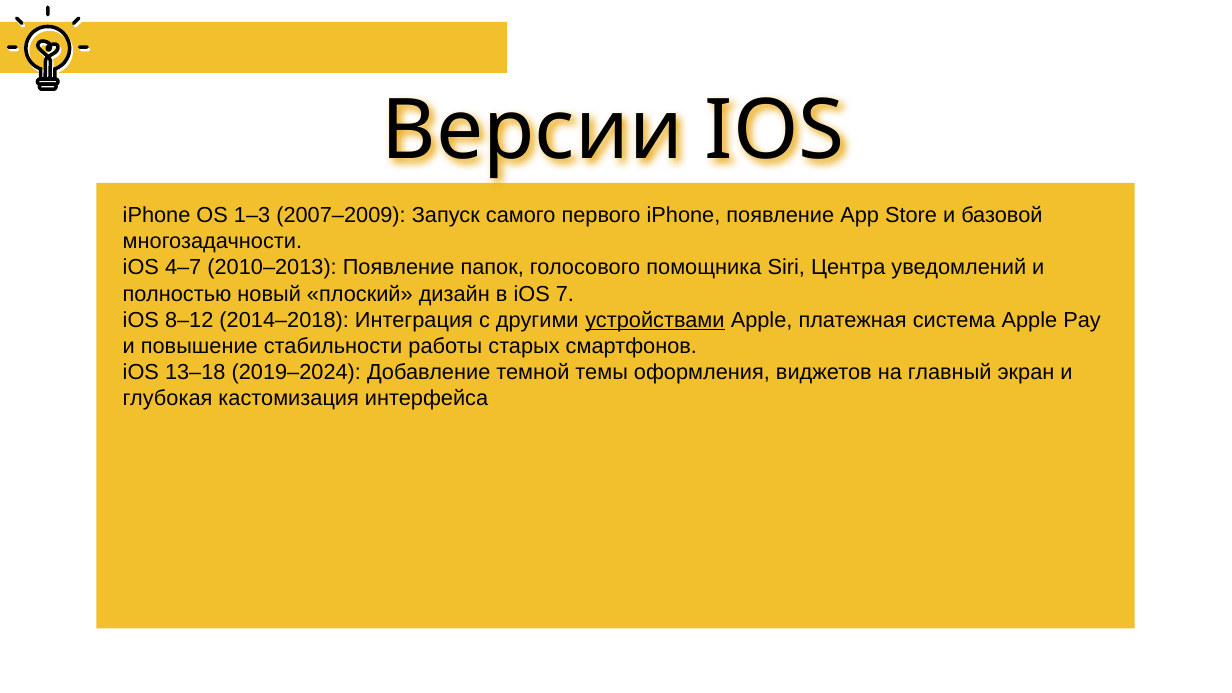
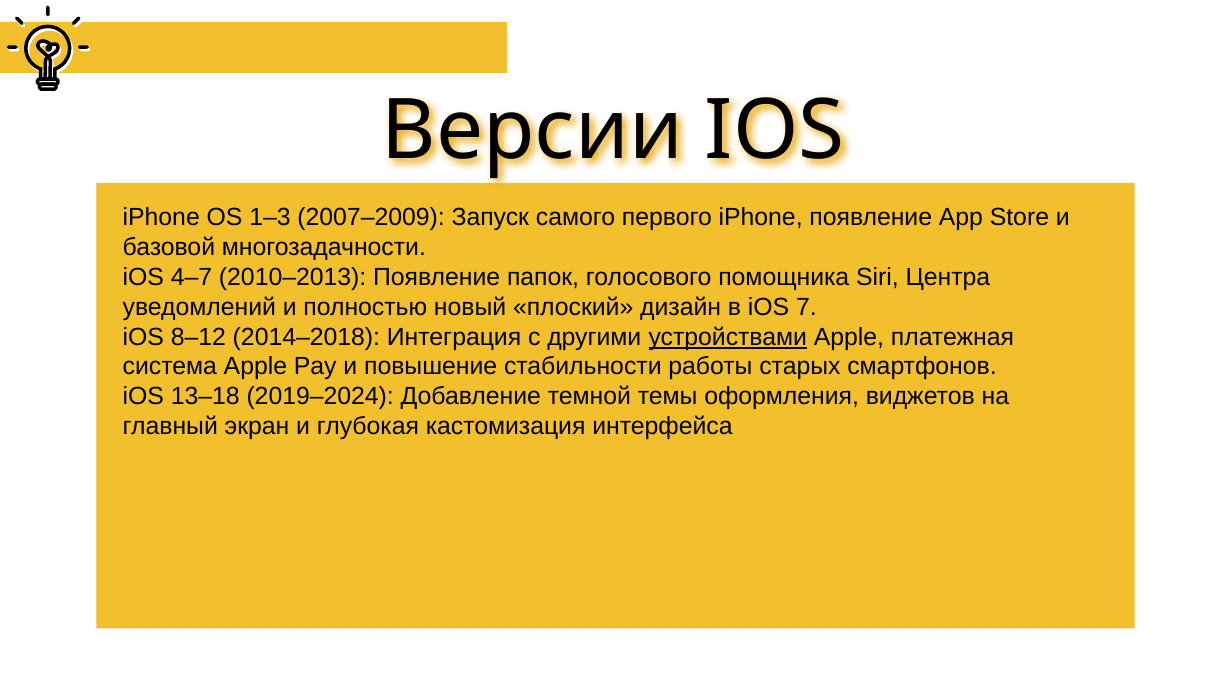
Before and after one commit to Qusyl/Labs, a slide deck: slide 5 of Mobile/lab1/IOS Presentation.odp (slide 4 before the commit). Drawn at 1232x693 pixels with LibreOffice and Linux fonts; fonts in the diff are those of the drawing. Boxes give left, top, right and bottom in pixels: in the first picture for what was removed or moved away, otherwise in the second. Text is boxed around its words. In the diff, an @@ line names an element or a change of style, - is before the commit and + after.

```diff
--- a/Mobile/lab1/IOS Presentation.odp
+++ b/Mobile/lab1/IOS Presentation.odp
@@ text "iPhone OS 1–3 (2007–2009): Запуск ..." at (123, 207, 1070, 439): size 14 to 16 pt @@
```
Also in this commit, not shown: 21 other slides changed, 1 slide added, 43 other files.
